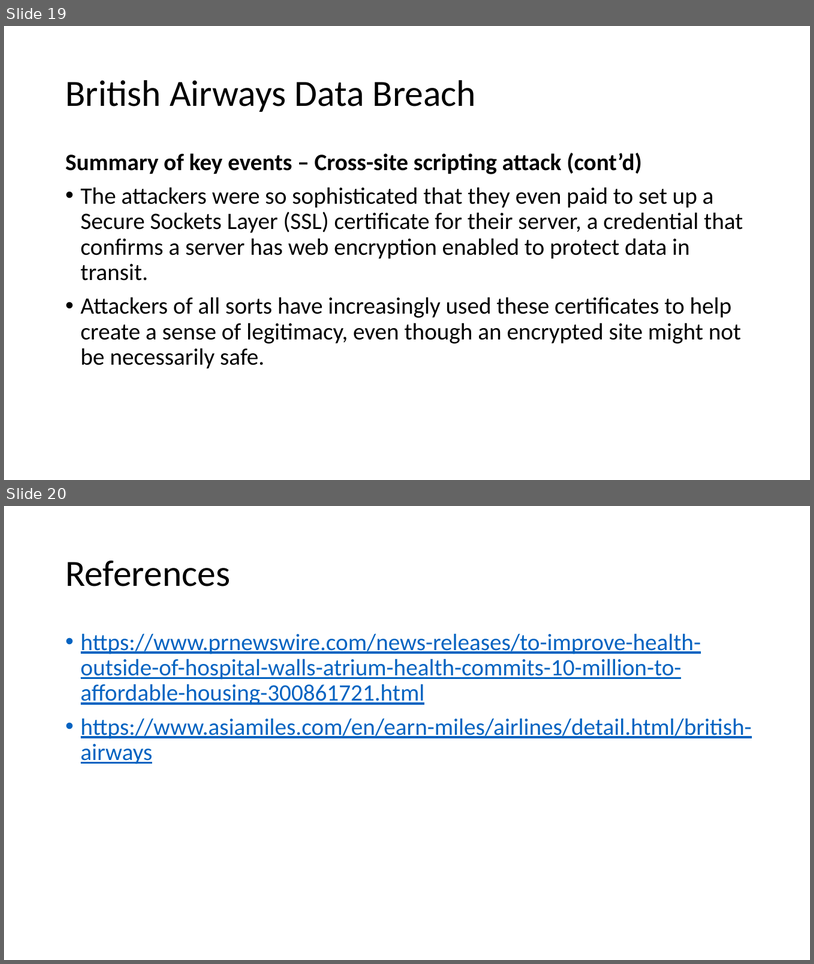
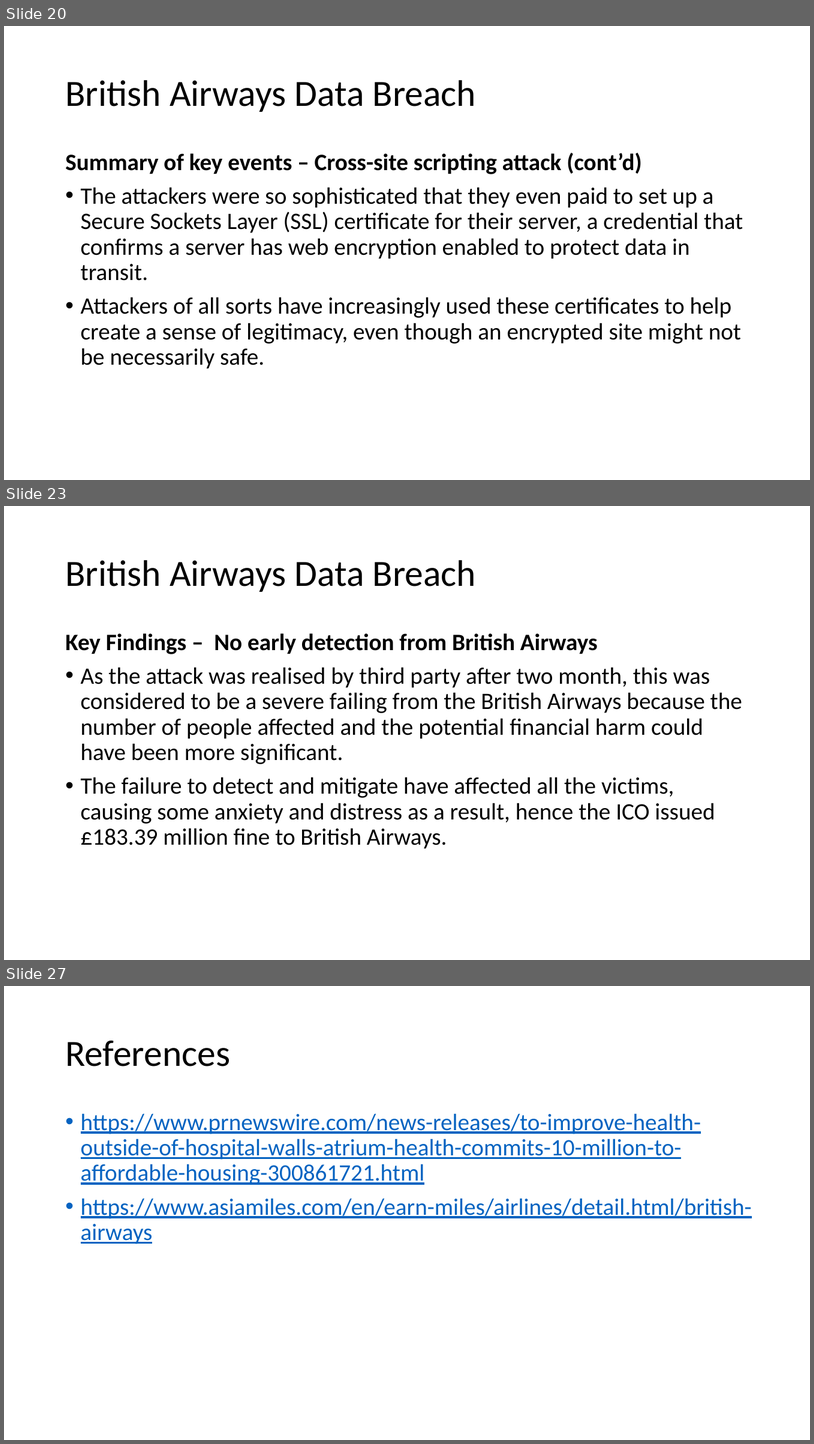
Before and after one commit to nicholasneo78/regression-analysis, a slide deck: CE4062-project.pptx. Shown one above the other, each under a label of ours: slides 19 and 20 before the commit, slides 20, 23 and 27 after it; the slides between them are not shown. The pictures are 814x964 and 814x1444 pixels, drawn with LibreOffice and Linux fonts; fonts in the diff are those of the drawing. Boxes give left, top, right and bottom in pixels: in the first picture for what was removed or moved away, otherwise in the second. Text is boxed around its words. In the diff, an @@ line names an element or a change of style, - is before the commit and + after.

```diff
--- a/CE4062-project.pptx
+++ b/CE4062-project.pptx
@@ slide 23 added at (4, 506, 810, 960), background #FFFFFF @@
@@ title added at (65, 560, 477, 592), 44 pt, text #000000 @@
+British Airways Data Breach
@@ text added at (65, 633, 743, 849), 28 pt, text #000000 @@
+Key Findings – No early detection from British Airways
+• As the attack was realised by third party after two month, this was considered to be a severe failing from the British Airways because the number of people affected and the potential financial harm could have been more significant.
+• The failure to detect and mitigate have affected all the victims, causing some anxiety and distress as a result, hence the ICO issued £183.39 million fine to British Airways.
@@ what was slide 19 is now slide 20 @@
@@ what was slide 20 is now slide 27 @@
```
Also in this commit, not shown: 4 slides changed, 6 other slides added.
